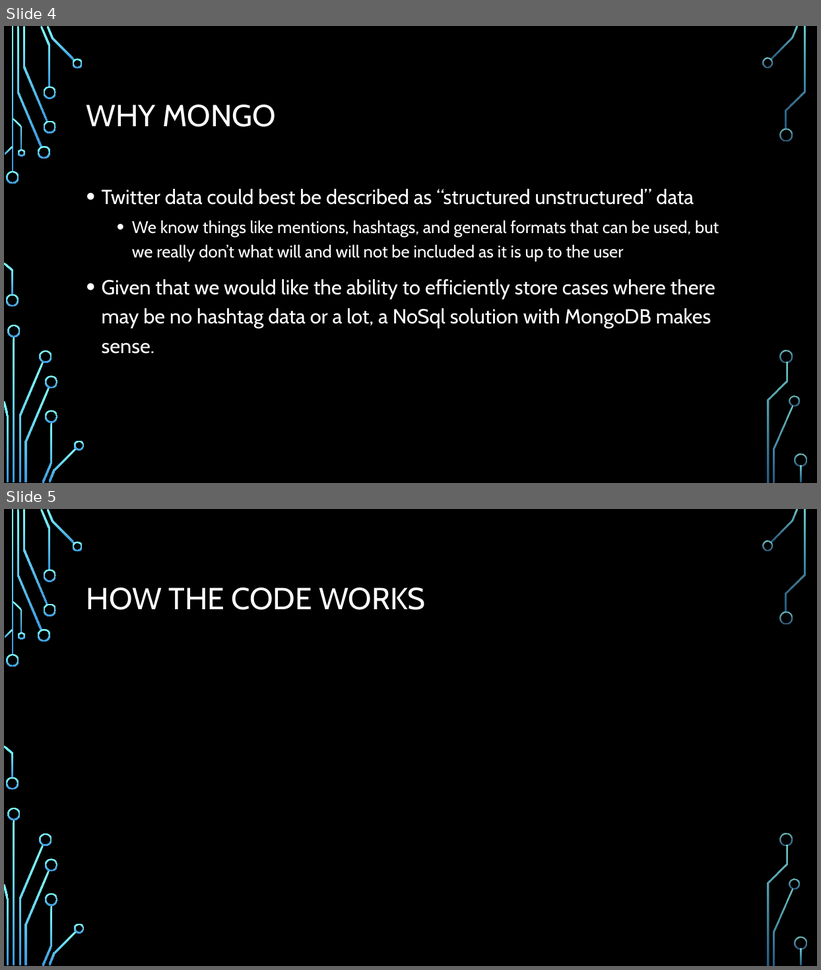
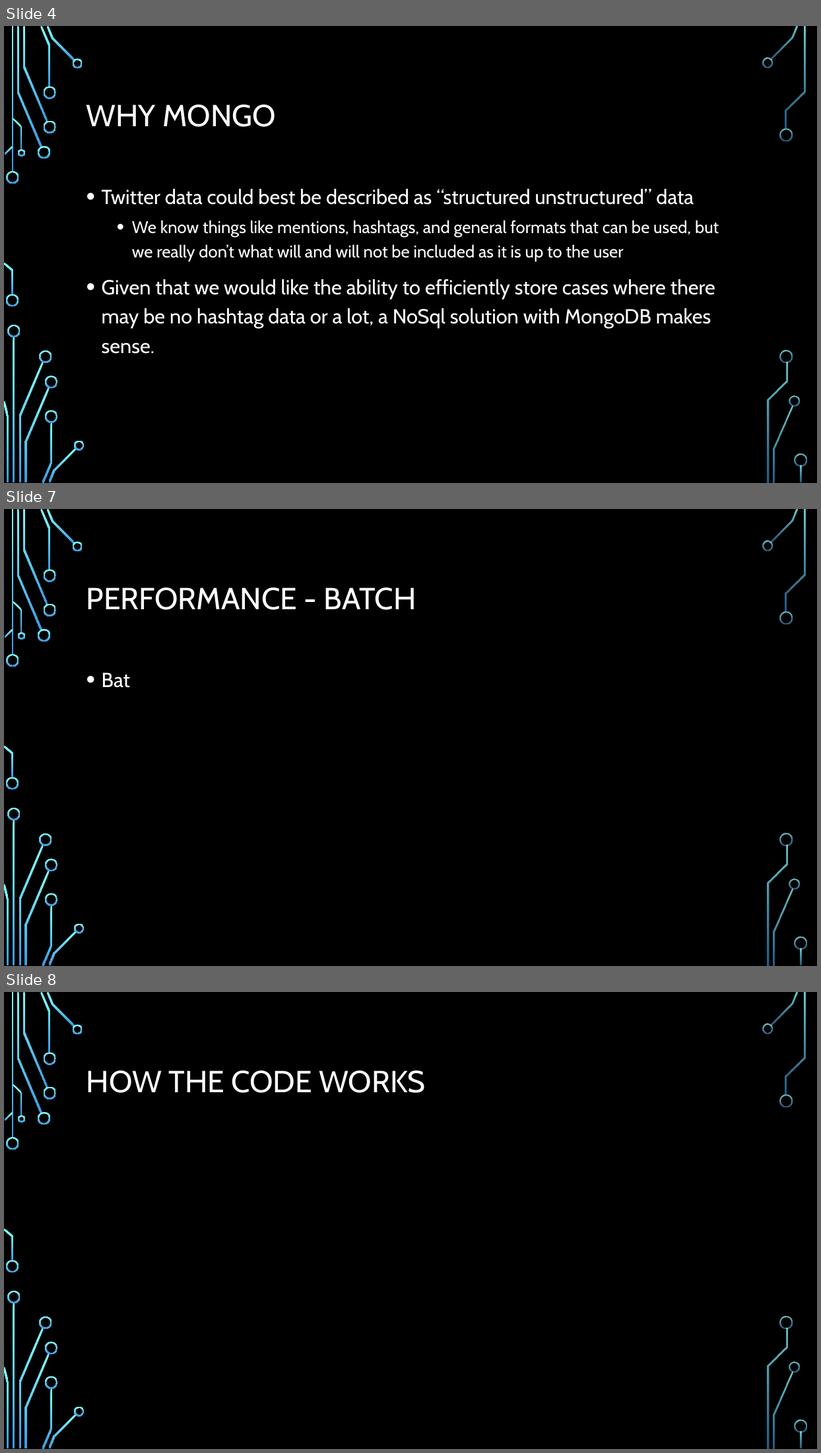
Before and after one commit to cdmorgan103/TwitterData7330, a slide deck: 7330 Twitter data project Presentation.pptx. Shown one above the other, each under a label of ours: slides 4 and 5 before the commit, slides 4, 7 and 8 after it; the slides between them are not shown. The pictures are 821x970 and 821x1453 pixels, drawn with LibreOffice and Linux fonts; fonts in the diff are those of the drawing; background and template pictures are left out. Boxes give left, top, right and bottom in pixels: in the first picture for what was removed or moved away, otherwise in the second. Text is boxed around its words. In the diff, an @@ line names an element or a change of style, - is before the commit and + after.

```diff
--- a/7330 Twitter data project Presentation.pptx
+++ b/7330 Twitter data project Presentation.pptx
@@ slide 7 added at bbox=[4, 509, 817, 966], background picture (left out); not listed: 36 template elements that a slide beside it also shows @@
@@ title added at bbox=[86, 588, 416, 610], 36 pt, text #FFFFFF @@
+PERFORMANCE - BATCH
@@ text added at bbox=[102, 673, 130, 688], 24 pt, text #FFFFFF @@
+• Bat
@@ what was slide 5 is now slide 8 @@
```
Also in this commit, not shown: 2 slides changed.
